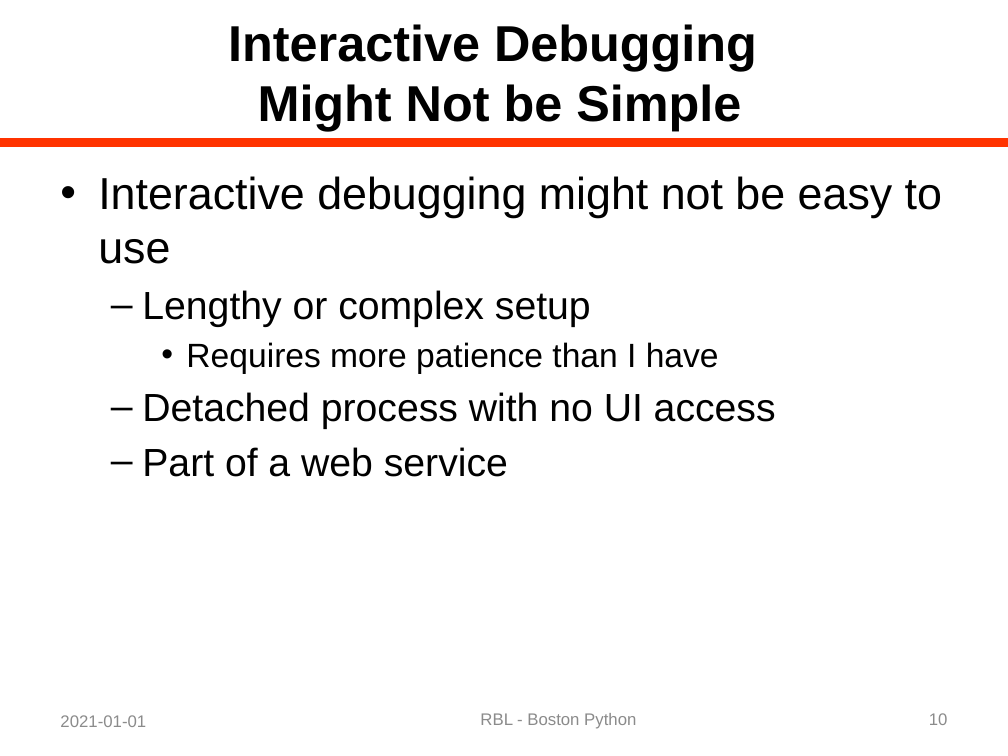
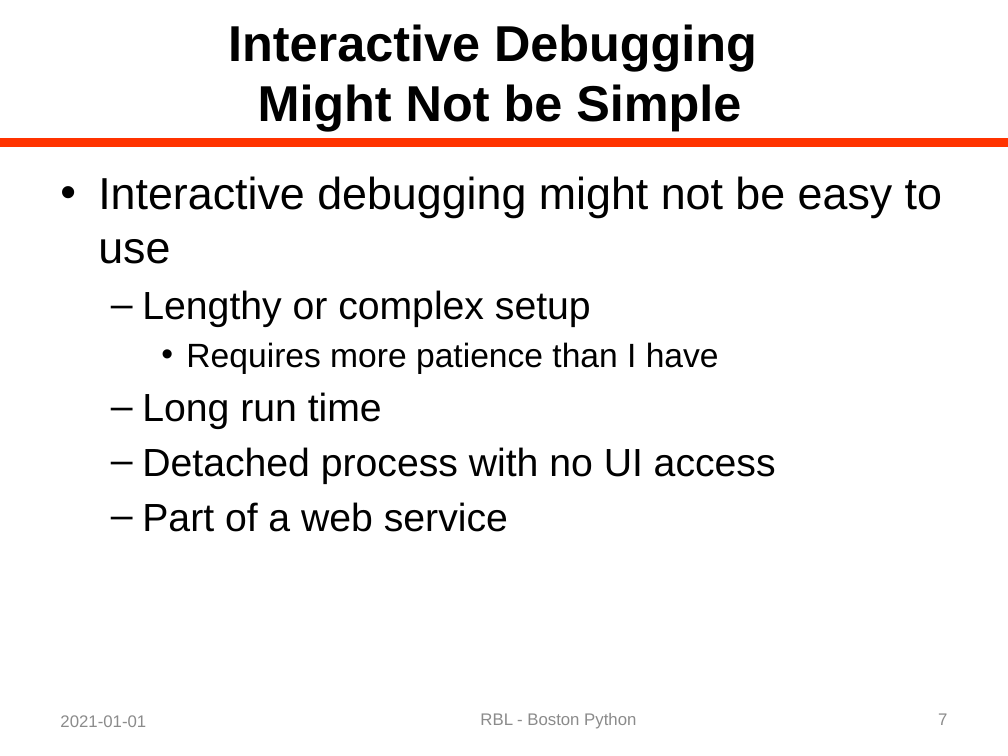
Before and after one commit to rblandau/NewTrace, a slide deck: slide 7 of docs/OfflineDebugging/A Dinosaur and a Python 02.pptx (slide 10 before the commit). Drawn at 1008x756 pixels with LibreOffice and Linux fonts; fonts in the diff are those of the drawing. Boxes give left, top, right and bottom in pixels: in the first picture for what was removed or moved away, otherwise in the second. Text is boxed around its words. In the diff, an @@ line names an element or a change of style, - is before the commit and + after.

```diff
--- a/docs/OfflineDebugging/A Dinosaur and a Python 02.pptx
+++ b/docs/OfflineDebugging/A Dinosaur and a Python 02.pptx
@@ text at (x1=142, y1=392, x2=382, y2=429): paragraph added @@
+  – Long run time
@@ page number at (x1=938, y1=713, x2=947, y2=725): text changed @@
-10
+7
```
Also in this commit, not shown: 7 other slides changed, 4 slides added, 5 other files.
